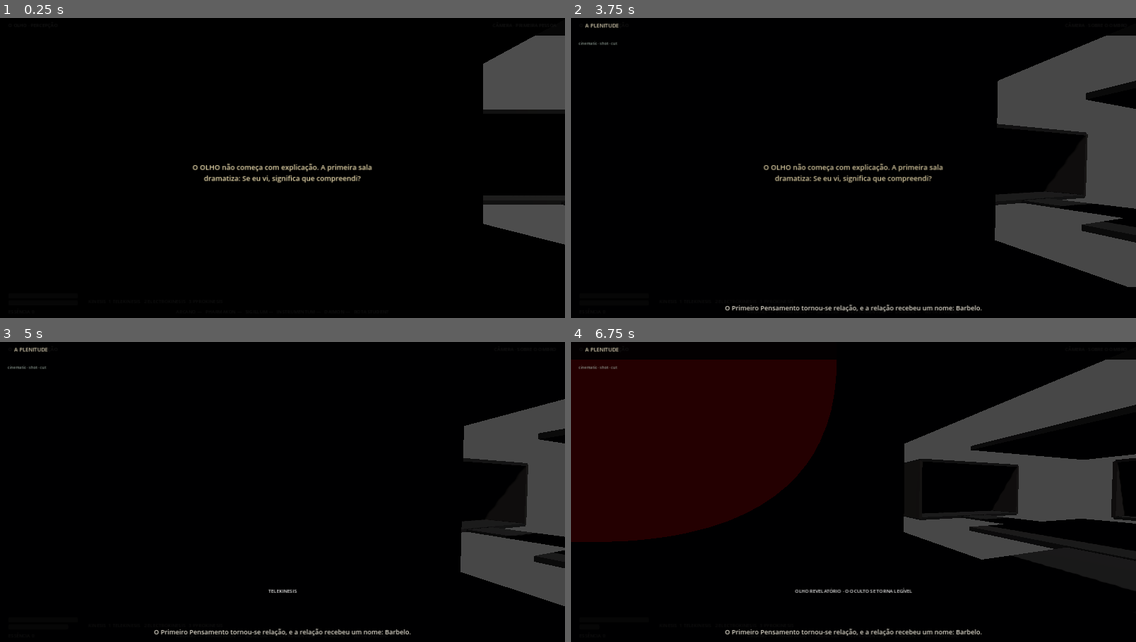
Above: before the commit, frames 1-4 (two rows, left to right).
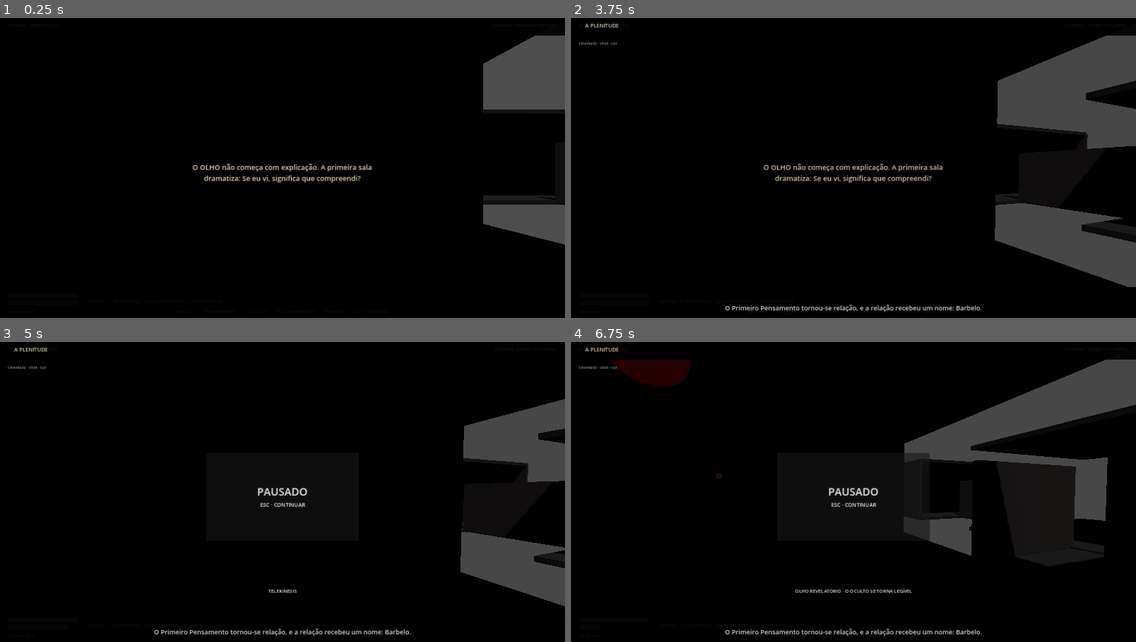
Above: after the commit, the same moments.

Repository: neuralSynapse/societaselectorum
Game: Godot game, scene res://scenes/boot/Main.tscn
Two runs of this game, one before a commit and one after it. Both use one fixed random seed, a clock stepped at 60 frames per second and the inputs below.
Inputs (mouse positions are in pixels of both pictures, inside the frame that each line leads up to):
- Up to frame 1 (0.25 s): no input
- Up to frame 2 (3.75 s): tap Enter (ui_accept) at 0.5, 2 s; move the mouse to (881, 171) at 0.52 s; hold E (interact) 0.53-1.28 s; hold W (move_forward) from 0.53 s (still down); tap Space (jump) at 0.77, 1.52, 3.02 s; move the mouse to (825, 174) at 1.27 s; tap V (camera_toggle) at 1.35 s; tap E (interact) at 1.55, 2.3, 3.05 s; move the mouse to (864, 168) at 2.02 s; hold C (consume) 2.03-2.78 s; move the mouse to (847, 177) at 2.77 s; tap R (instrument) at 2.85 s; move the mouse to (893, 177) at 3.52 s; hold E (interact) from 3.53 s (still down)
- Up to frame 3 (5 s): tap Space (jump) at 3.77, 4.52 s; tap Escape (pause) at 4.15 s; move the mouse to (113, 450) at 4.27 s; release W (move_forward) at 4.28 s; release E (interact) at 4.28 s; hold A (move_left) from 4.28 s (still down); tap 1 (kinesis_1) at 4.35 s; tap E (interact) at 4.55 s
- Up to frame 4 (6.75 s): move the mouse to (881, 498) at 5.02 s; release A (move_left) at 5.03 s; hold S (move_back) 5.03-5.78 s; hold 2 (kinesis_2) 5.03-5.78 s; tap E (interact) at 5.3, 6.05 s; move the mouse to (768, 417) at 5.77 s; hold D (move_right) 5.78-6.53 s; tap 3 (kinesis_3) at 5.85 s; tap Space (jump) at 6.02 s; move the mouse to (977, 480) at 6.52 s; hold W (move_forward) from 6.53 s (still down); hold Right mouse button (power) from 6.53 s (still down)

The runs differ from the first frame. In frame 1, less than 0.1% of the frame differs, in the area x 95-99%, y 59-61%; in frame 2, 1.8%; in frame 3, 1.5%; in frame 4, 28%, in the area x 0-100%, y 5-83%.

Commit message:
fix: enforce playable floor pause and fall recovery

Diff:
--- a/game/chronica-harun/scenes/ui/HUD.tscn
+++ b/game/chronica-harun/scenes/ui/HUD.tscn
@@ -113,3 +113,19 @@
 horizontal_alignment = 1
 text = "ESCOLHA"
 [node name="Options" type="VBoxContainer" parent="Root/ChoicePanel/VBox"]
+[node name="PausePanel" type="PanelContainer" parent="Root"]
+visible = false
+offset_left = 700.0
+offset_top = 390.0
+offset_right = 1220.0
+offset_bottom = 690.0
+[node name="VBox" type="VBoxContainer" parent="Root/PausePanel"]
+alignment = 1
+[node name="Title" type="Label" parent="Root/PausePanel/VBox"]
+horizontal_alignment = 1
+theme_override_font_sizes/font_size = 36
+text = "PAUSADO"
+[node name="Hint" type="Label" parent="Root/PausePanel/VBox"]
+horizontal_alignment = 1
+theme_override_font_sizes/font_size = 18
+text = "ESC · CONTINUAR"
--- a/game/chronica-harun/scripts/boot/Main.gd
+++ b/game/chronica-harun/scripts/boot/Main.gd
@@ -7,8 +7,10 @@
 @onready var narrative_runtime: NarrativeRuntimeBridge = $NarrativeRuntime
 
 var gameplay_enabled := true
+var pause_active := false
 
 func _ready() -> void:
+    process_mode = Node.PROCESS_MODE_ALWAYS
     var snapshot := SaveService.load_campaign()
     if snapshot.is_empty():
         GameState.start_new_campaign()
@@ -28,11 +30,29 @@
     var blocking_entry := _cinematic_can_take_player_control() and (entry_sequence == &"cosmogony" or entry_sequence == &"harun_origin" or entry_sequence == &"epilogue")
     _set_gameplay_enabled(not blocking_entry)
 
+func _unhandled_input(event: InputEvent) -> void:
+    if event.is_action_pressed("pause") and gameplay_enabled:
+        set_pause_state(not pause_active)
+        get_viewport().set_input_as_handled()
+
+func set_pause_state(paused: bool) -> void:
+    pause_active = paused
+    if stage_director != null and stage_director.hud != null:
+        stage_director.hud.set_pause_visible(paused)
+    get_tree().paused = paused
+    Input.mouse_mode = Input.MOUSE_MODE_VISIBLE if paused else Input.MOUSE_MODE_CAPTURED
+
+func _exit_tree() -> void:
+    if get_tree() != null:
+        get_tree().paused = false
+
 func _cinematic_can_take_player_control() -> bool:
     return narrative_runtime != null and narrative_runtime.cinematic_stage != null and narrative_runtime.cinematic_stage.can_take_player_control()
 
 func _set_gameplay_enabled(enabled: bool) -> void:
     gameplay_enabled = enabled
+    if not enabled and pause_active:
+        set_pause_state(false)
     world_root.process_mode = Node.PROCESS_MODE_INHERIT if enabled else Node.PROCESS_MODE_DISABLED
     world_root.visible = enabled
     if stage_director.player != null:
--- a/game/chronica-harun/scripts/generation/StageFloorBuilder.gd
+++ b/game/chronica-harun/scripts/generation/StageFloorBuilder.gd
@@ -154,21 +154,70 @@
     if wall:
         wall.visible = false
         wall.process_mode = Node.PROCESS_MODE_DISABLED
+        if wall is CollisionObject3D:
+            (wall as CollisionObject3D).collision_layer = 0
+            (wall as CollisionObject3D).collision_mask = 0
+        var collision := wall.get_node_or_null("CollisionShape3D") as CollisionShape3D
+        if collision:
+            collision.disabled = true
 
 static func _add_corridor(parent: Node3D, a: Vector3, b: Vector3, theme: Dictionary) -> void:
     var mid := (a + b) * 0.5
     var delta := b - a
-    var mesh_instance := MeshInstance3D.new()
-    mesh_instance.name = "Corridor_%d" % parent.get_child_count()
+    var floor_size := Vector3.ZERO
+    if absf(delta.x) > absf(delta.z):
+        floor_size = Vector3(maxf(2.0, absf(delta.x) - 9.7), 0.14, 2.4)
+    else:
+        floor_size = Vector3(2.4, 0.14, maxf(2.0, absf(delta.z) - 9.7))
+
+    var body := StaticBody3D.new()
+    body.name = "Corridor_%d" % parent.get_child_count()
+    body.collision_layer = 2
+    body.collision_mask = 0
+    body.position = mid + Vector3(0, -0.02, 0)
+
+    var floor_mesh := MeshInstance3D.new()
+    floor_mesh.name = "Mesh"
     var mesh := BoxMesh.new()
-    if absf(delta.x) > absf(delta.z):
-        mesh.size = Vector3(maxf(2.0, absf(delta.x) - 9.7), 0.14, 2.4)
+    mesh.size = floor_size
+    floor_mesh.mesh = mesh
+    floor_mesh.material_override = _material(String(theme.get("palette", ["#0c0b0a"])[0]), 0.95)
+    body.add_child(floor_mesh)
+
+    var floor_collision := CollisionShape3D.new()
+    floor_collision.name = "CollisionShape3D"
+    var floor_shape := BoxShape3D.new()
+    floor_shape.size = floor_size
+    floor_collision.shape = floor_shape
+    body.add_child(floor_collision)
+
+    var wall_material := _material(String(theme.get("palette", ["#0c0b0a", "#1c1814"])[mini(1, theme.get("palette", ["#0c0b0a", "#1c1814"]).size() - 1)]), 0.92)
+    if floor_size.x > floor_size.z:
+        _add_corridor_guard(body, "GuardA", Vector3(floor_size.x, 2.8, 0.18), Vector3(0, 1.4, -1.2), wall_material)
+        _add_corridor_guard(body, "GuardB", Vector3(floor_size.x, 2.8, 0.18), Vector3(0, 1.4, 1.2), wall_material)
     else:
-        mesh.size = Vector3(2.4, 0.14, maxf(2.0, absf(delta.z) - 9.7))
-    mesh_instance.mesh = mesh
-    mesh_instance.position = mid + Vector3(0, -0.02, 0)
-    mesh_instance.material_override = _material(String(theme.get("palette", ["#0c0b0a"])[0]), 0.95)
-    parent.add_child(mesh_instance)
+        _add_corridor_guard(body, "GuardA", Vector3(0.18, 2.8, floor_size.z), Vector3(-1.2, 1.4, 0), wall_material)
+        _add_corridor_guard(body, "GuardB", Vector3(0.18, 2.8, floor_size.z), Vector3(1.2, 1.4, 0), wall_material)
+
+    parent.add_child(body)
+
+static func _add_corridor_guard(body: StaticBody3D, guard_name: String, size: Vector3, local_position: Vector3, material: Material) -> void:
+    var guard_mesh := MeshInstance3D.new()
+    guard_mesh.name = guard_name + "Mesh"
+    var mesh := BoxMesh.new()
+    mesh.size = size
+    guard_mesh.mesh = mesh
+    guard_mesh.position = local_position
+    guard_mesh.material_override = material
+    body.add_child(guard_mesh)
+
+    var guard_collision := CollisionShape3D.new()
+    guard_collision.name = guard_name + "Collision"
+    var shape := BoxShape3D.new()
+    shape.size = size
+    guard_collision.shape = shape
+    guard_collision.position = local_position
+    body.add_child(guard_collision)
 
 static func _theme(stage_id: StringName) -> Dictionary:
     var file := FileAccess.open("res://data/rooms/student_room_themes.json", FileAccess.READ)
--- a/game/chronica-harun/scripts/player/PlayerController.gd
+++ b/game/chronica-harun/scripts/player/PlayerController.gd
@@ -22,6 +22,7 @@
 @export var invert_y := false
 @export var max_focus := 100.0
 @export var max_stamina := 100.0
+@export var fall_recovery_y := -8.0
 
 @onready var head: Node3D = $Head
 @onready var camera: Camera3D = $Head/Camera3D
@@ -36,6 +37,7 @@
 var shield := 0.0
 var primary_cooldown := 0.0
 var dodge_cooldown := 0.0
+var safe_position := Vector3.ZERO
 
 func _ready() -> void:
     Input.mouse_mode = Input.MOUSE_MODE_CAPTURED
@@ -43,6 +45,7 @@
     health.damaged.connect(_on_health_damaged)
     focus = max_focus
     stamina = max_stamina
+    safe_position = global_position
 
 func _unhandled_input(event: InputEvent) -> void:
     if event is InputEventMouseMotion and Input.mouse_mode == Input.MOUSE_MODE_CAPTURED:
@@ -51,9 +54,7 @@
         pitch -= event.relative.y * mouse_sensitivity * vertical_sign
         pitch = clamp(pitch, deg_to_rad(-84.0), deg_to_rad(84.0))
         head.rotation.x = pitch
-    if event.is_action_pressed("pause"):
-        Input.mouse_mode = Input.MOUSE_MODE_VISIBLE if Input.mouse_mode == Input.MOUSE_MODE_CAPTURED else Input.MOUSE_MODE_CAPTURED
-    elif event.is_action_pressed("interact"):
+    if event.is_action_pressed("interact"):
         var target := get_interaction_target()
         interact_requested.emit(target)
         if target and target.has_method("interact"):
@@ -97,6 +98,14 @@
     elif Input.is_action_just_pressed("jump"):
         velocity.y = jump_velocity
     move_and_slide()
+    if is_on_floor() and global_position.y > fall_recovery_y:
+        safe_position = global_position
+    if global_position.y < fall_recovery_y:
+        _recover_from_fall()
+
+func _recover_from_fall() -> void:
+    global_position = safe_position + Vector3(0.0, 0.35, 0.0)
+    velocity = Vector3.ZERO
 
 func get_interaction_target() -> Node:
     if interaction_ray and interaction_ray.is_colliding():
--- a/game/chronica-harun/scripts/ui/HUDController.gd
+++ b/game/chronica-harun/scripts/ui/HUDController.gd
@@ -20,10 +20,13 @@
 @onready var choice_panel: PanelContainer = $Root/ChoicePanel
 @onready var choice_title: Label = $Root/ChoicePanel/VBox/Title
 @onready var choice_options: VBoxContainer = $Root/ChoicePanel/VBox/Options
+@onready var pause_panel: PanelContainer = $Root/PausePanel
 
 var choice_callback: Callable
+var hide_timer := 0.0
 
-var hide_timer := 0.0
+func _ready() -> void:
+    process_mode = Node.PROCESS_MODE_ALWAYS
 
 func _process(delta: float) -> void:
     if hide_timer > 0.0:
@@ -46,6 +49,9 @@
 
 func set_objective(text: String) -> void:
     objective.text = text
+
+func set_pause_visible(value: bool) -> void:
+    pause_panel.visible = value
 
 func show_identification(display_name: String, role: String, attack_name: String) -> void:
     identity_name.text = display_name.to_upper()
